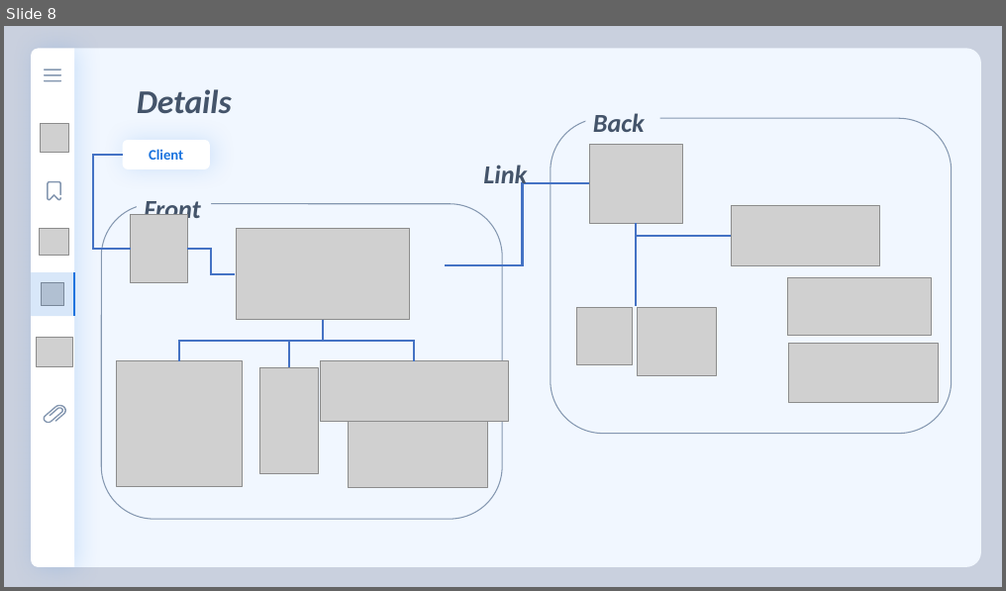
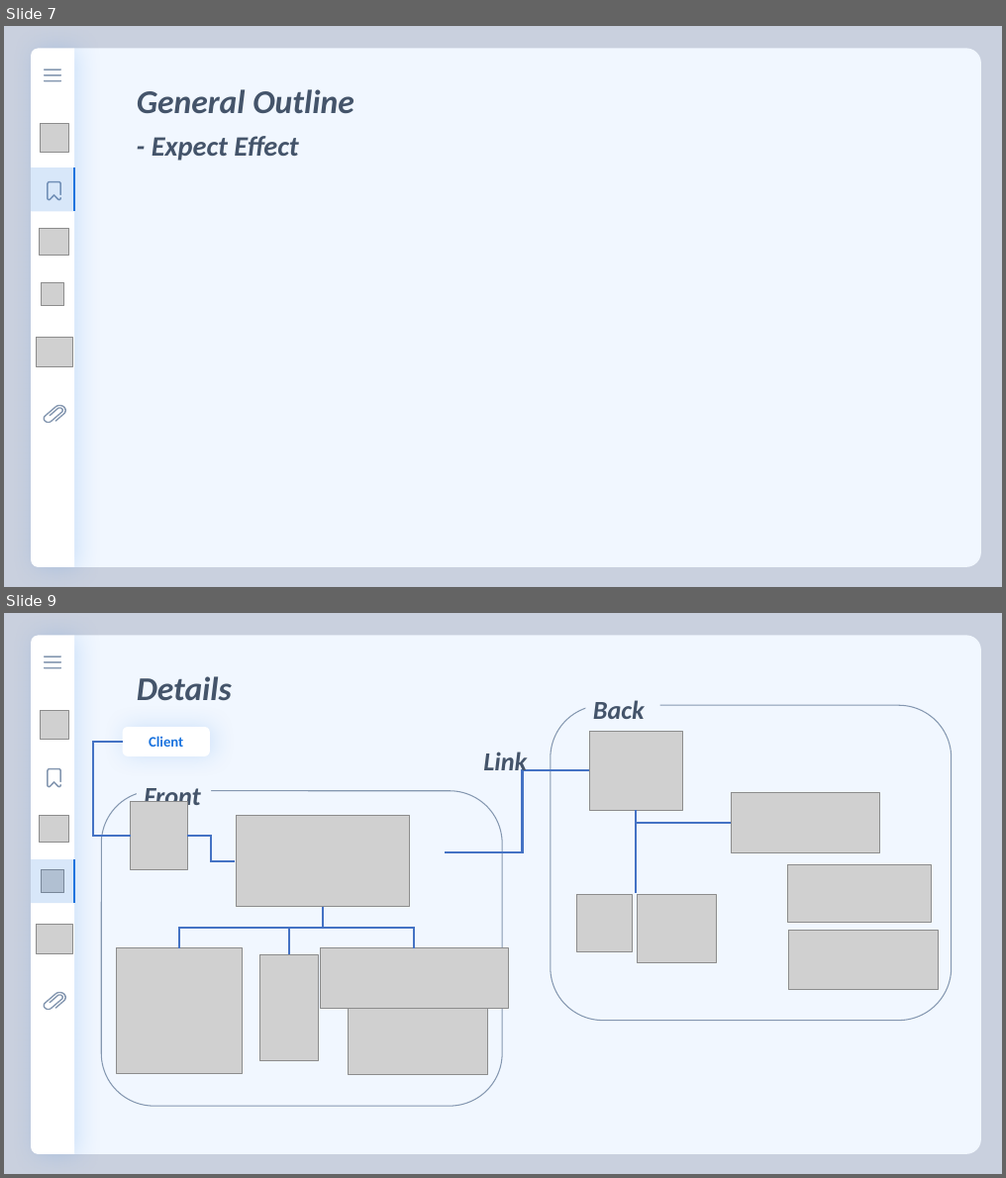
Before and after one commit to florentious/AutoGenerating_VariableName, a slide deck: Text/Presentation/presentation_ver0_3.pptm. Shown one above the other, each under a label of ours: slide 8 before the commit, slides 7 and 9 after it; the slides between them are not shown. The pictures are 1006x591 and 1006x1178 pixels, drawn with LibreOffice and Linux fonts; fonts in the diff are those of the drawing; grey boxes stand for pictures. Boxes give left, top, right and bottom in pixels: in the first picture for what was removed or moved away, otherwise in the second. Text is boxed around its words. In the diff, an @@ line names an element or a change of style, - is before the commit and + after.

```diff
--- a/Text/Presentation/presentation_ver0_3.pptm
+++ b/Text/Presentation/presentation_ver0_3.pptm
@@ slide 7 added at box(4, 26, 1002, 587), background #C9D0DE @@
@@ round same rect added at box(74, 49, 982, 568), fill #F1F7FF @@
@@ text added at box(137, 89, 353, 113), 32 pt, text #44546A, bold, italic @@
+General Outline
@@ text added at box(152, 136, 298, 161), 27 pt, text #44546A, bold, italic @@
+- Expect Effect
@@ table added at box(31, 168, 74, 211), 1 rows, 1 columns @@
+
@@ group added at box(31, 48, 74, 568): 4 pictures, 3 rounded rectangles, 2 freeform shapes, 1 round same rect @@
@@ what was slide 8 is now slide 9 @@
```
Also in this commit, not shown: 14 slides changed, 4 other slides added, 3 slides removed, 2 other files.
